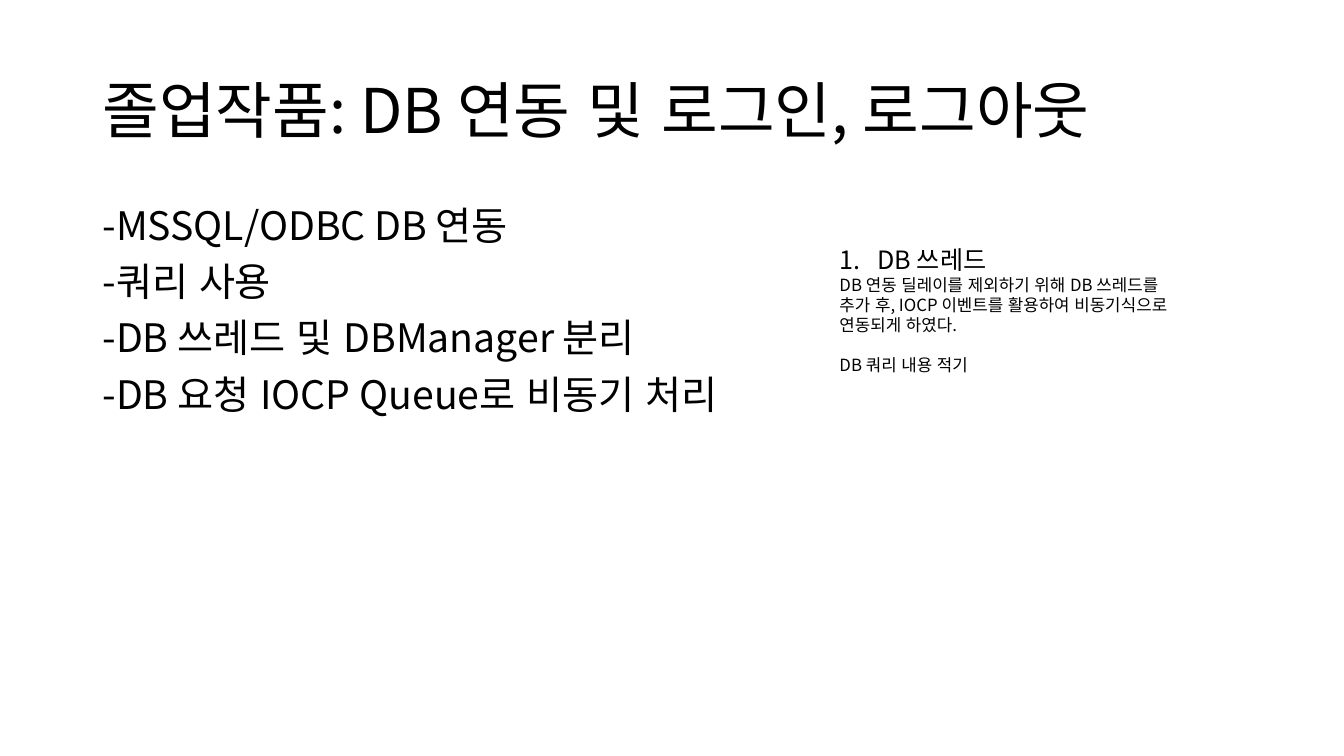
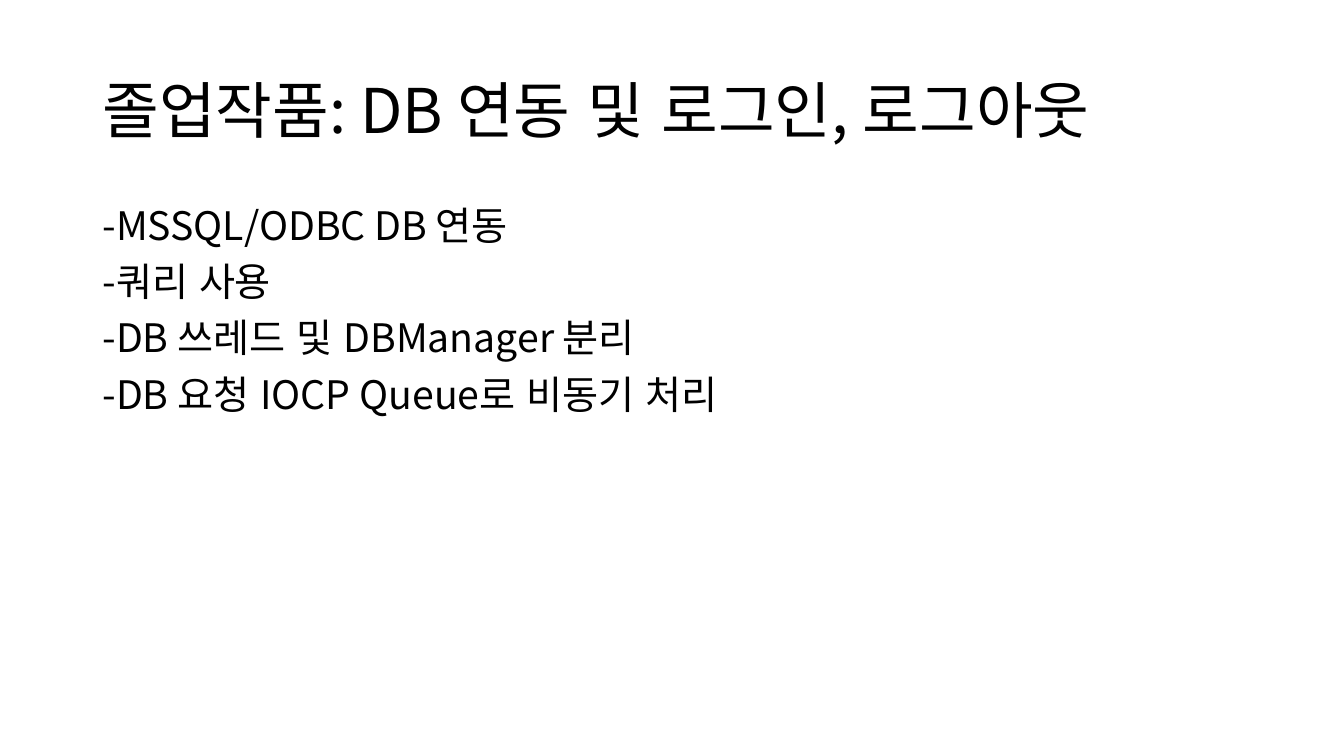
Before and after one commit to kimi5231/B1A2_project, a slide deck: slide 12 of 포트폴리오/임수영/포트폴리오.pptx (slide 9 before the commit). Drawn at 1344x756 pixels with LibreOffice and Linux fonts; fonts in the diff are those of the drawing. Boxes give left, top, right and bottom in pixels: in the first picture for what was removed or moved away, otherwise in the second. Text is boxed around its words. In the diff, an @@ line names an element or a change of style, - is before the commit and + after.

```diff
--- a/포트폴리오/임수영/포트폴리오.pptx
+++ b/포트폴리오/임수영/포트폴리오.pptx
@@ text removed at (839,248,1167,373) @@
-1. DB 쓰레드
-DB 연동 딜레이를 제외하기 위해 DB 쓰레드를 추가 후, IOCP 이벤트를 활용하여 비동기식으로 연동되게 하였다.
-DB 쿼리 내용 적기
```
Also in this commit, not shown: 3 other slides changed, 3 slides added, 1 other file.
